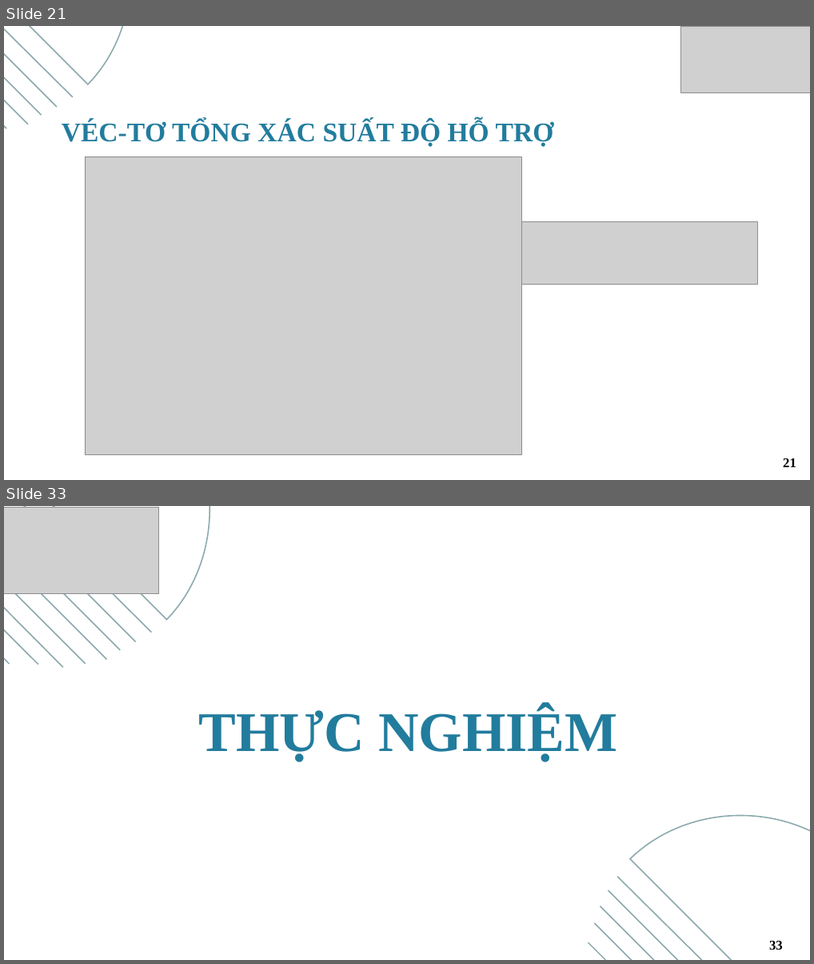
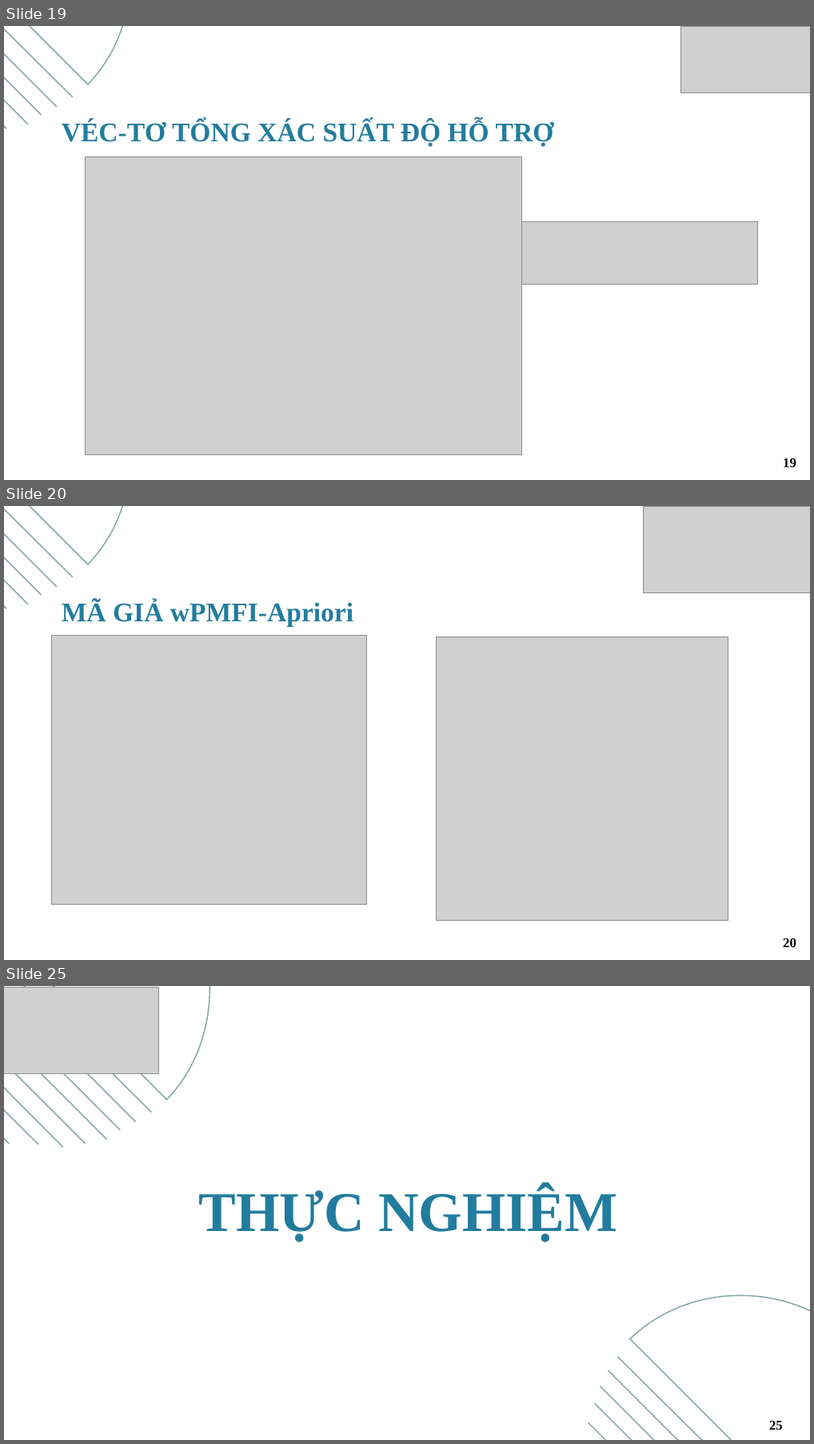
Before and after one commit to AceGnuh/khoa-luan, a slide deck: report/CD.8_NguyenChiThien_52000052.pptx. Shown one above the other, each under a label of ours: slides 21 and 33 before the commit, slides 19, 20 and 25 after it; the slides between them are not shown. The pictures are 814x964 and 814x1444 pixels, drawn with LibreOffice and Linux fonts; fonts in the diff are those of the drawing; grey boxes stand for pictures. Boxes give left, top, right and bottom in pixels: in the first picture for what was removed or moved away, otherwise in the second. Text is boxed around its words. In the diff, an @@ line names an element or a change of style, - is before the commit and + after.

```diff
--- a/report/CD.8_NguyenChiThien_52000052.pptx
+++ b/report/CD.8_NguyenChiThien_52000052.pptx
@@ slide 20 added at (4,506,810,960), background #FFFFFF @@
@@ freeform shape added at (4,506,199,564), outline #8CA9AD 2.25 pt @@
@@ line added from (4, 506) to (73, 577), #8CA9AD 2.25 pt @@
@@ line added from (4, 506) to (57, 587), #8CA9AD 2.25 pt @@
@@ line added from (4, 506) to (41, 595), #8CA9AD 2.25 pt @@
@@ line added from (4, 506) to (28, 604), #8CA9AD 2.25 pt @@
@@ line added from (4, 506) to (6, 608), #8CA9AD 2.25 pt @@
@@ picture added at (643,506,810,592) @@
@@ text added at (62,600,354,627), 48 pt, text #227C9D, bold @@
+MÃ GIẢ wPMFI-Apriori
@@ picture added at (51,635,367,904) @@
@@ picture added at (436,636,728,920) @@
@@ page number added at (783,938,797,947), 24 pt, text #000000, bold @@
+20
@@ what was slide 21 is now slide 19 @@
@@ page number at (783,458,797,467): text changed @@
-21
+19
@@ what was slide 33 is now slide 25 @@
@@ page number at (770,1420,783,1429): text changed @@
-33
+25
```
Also in this commit, not shown: 7 slides changed, 3 other slides added, 15 slides removed.
